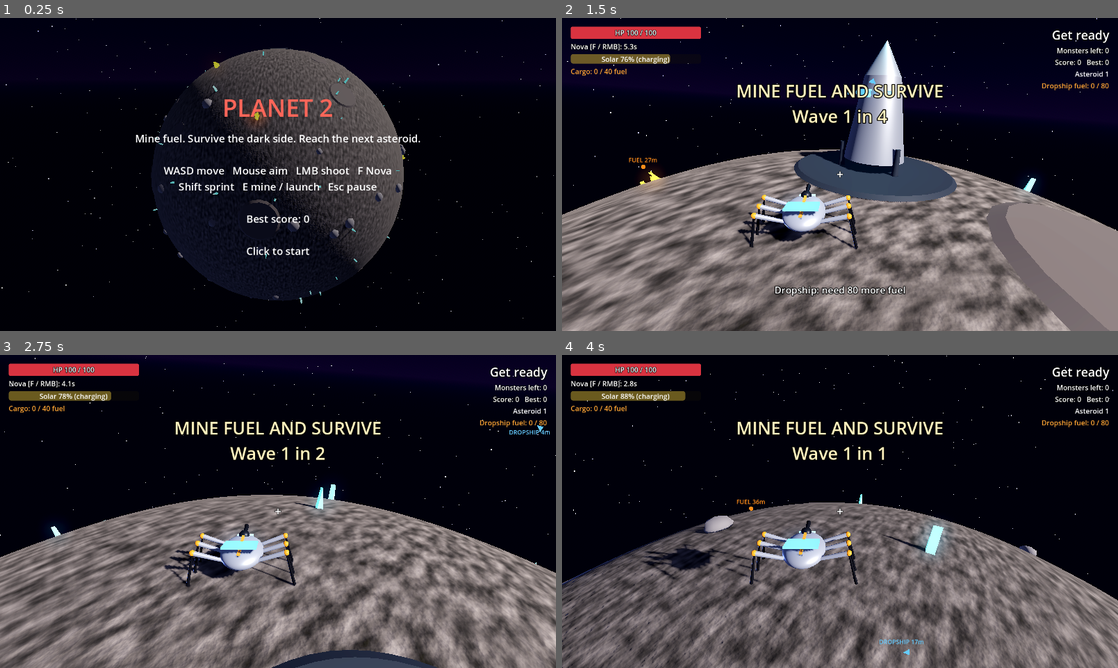
Above: before the commit, frames 1-4 (two rows, left to right).
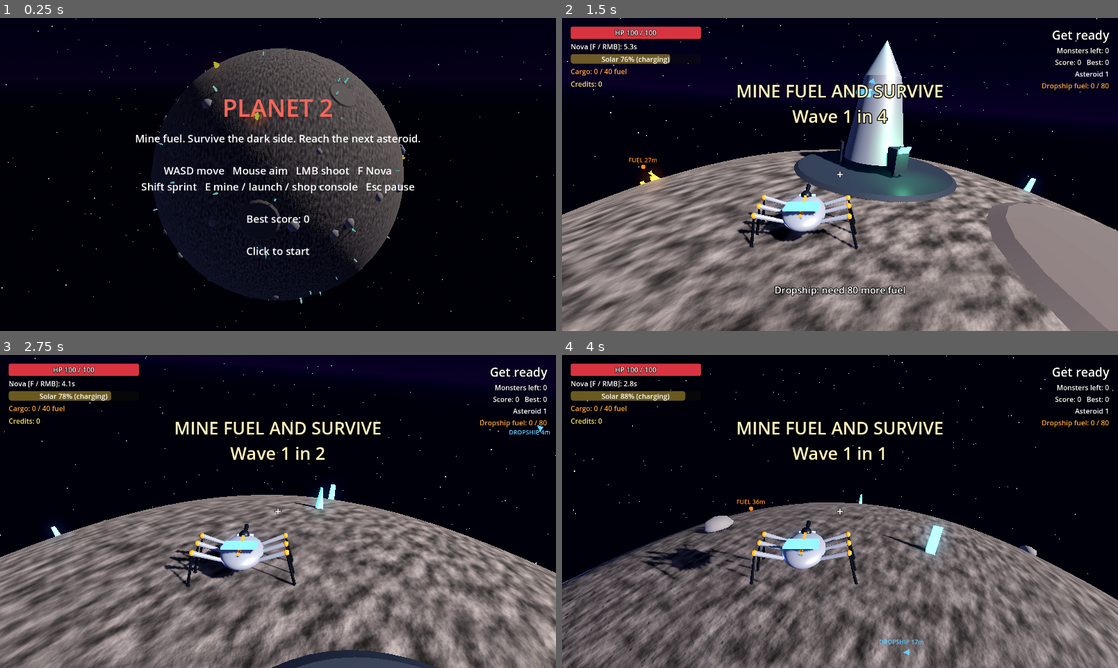
Above: after the commit, the same moments.

Repository: KZar28/planet-2
Game: Godot game, scene res://scenes/main.tscn
The game is run twice, just before and just after one commit, with the same random seed, the same clock (stepped at 60 frames per second) and the same inputs.
Inputs (mouse positions are in pixels of both pictures, inside the frame that each line leads up to):
- Up to frame 1 (0.25 s): no input
- Up to frame 2 (1.5 s): tap Enter (ui_accept) at 0.5 s; move the mouse to (962, 158) at 0.52 s; hold D (move_right) 0.53-1.28 s; hold E (interact) 0.53-1.28 s; click (962, 158) at 0.67 s; tap Space (jump) at 0.77 s; tap F (nova) at 0.8, 1.35 s; move the mouse to (812, 174) at 1.27 s; hold W (move_forward) from 1.28 s (still down)
- Up to frame 3 (2.75 s): keep holding W (move_forward); tap Space (jump) at 1.52 s; tap Shift (sprint) at 1.55 s; move the mouse to (289, 505) at 2.02 s; hold Shift (sprint) from 2.03 s (still down); tap E (interact) at 2.3 s
- Up to frame 4 (4 s): keep holding W (move_forward); move the mouse to (834, 517) at 2.77 s; release Shift (sprint) at 2.78 s; click (834, 517) at 2.85 s; tap Space (jump) at 3.02, 3.77 s; tap F (nova) at 3.05 s; move the mouse to (878, 514) at 3.52 s; hold E (interact) from 3.53 s (still down); tap Shift (sprint) at 3.8 s

The runs differ from the first frame. In frame 1, 0.7% of the frame differs, in the area x 25-75%, y 52-76%; in frame 2, 1.2%, in the area x 1-67%, y 20-57%; in frame 3, less than 0.1%; in frame 4, less than 0.1%.

Commit message:
Add dropship shop console: credits per kill, per-asteroid upgrade offers (offense/defense/mining)
Co-Authored-By: Kevin Zarzana <kzarzana@gmail.com>

Diff:
--- a/scripts/crawler_rig.gd
+++ b/scripts/crawler_rig.gd
@@ -23,6 +23,9 @@
 var hull := Node3D.new()
 var turret := Node3D.new()
 var muzzle := Marker3D.new()
+var _barrels := Node3D.new()
+var _dark_material: StandardMaterial3D
+var _glow_material: StandardMaterial3D
 
 var _legs: Array[Dictionary] = []
 var _phase := 0.0
@@ -81,16 +84,10 @@
 	mount.radius = 0.16
 	mount.height = 0.32
 	_mesh(turret, mount, dark, Vector3.ZERO)
-	var barrel := CylinderMesh.new()
-	barrel.top_radius = 0.05
-	barrel.bottom_radius = 0.07
-	barrel.height = 0.6
-	var barrel_mi := _mesh(turret, barrel, dark, Vector3(0, 0, -0.3))
-	barrel_mi.rotation.x = deg_to_rad(90.0)
-	var tip := SphereMesh.new()
-	tip.radius = 0.06
-	tip.height = 0.12
-	_mesh(turret, tip, glow, Vector3(0, 0, -0.6))
+	_dark_material = dark
+	_glow_material = glow
+	turret.add_child(_barrels)
+	set_gun_count(1)
 	muzzle.position = Vector3(0, 0, -0.68)
 	turret.add_child(muzzle)
 
@@ -119,6 +116,31 @@
 
 
 ## speed: ground speed in m/s. mine_target: global point the laser hits.
+const GUN_SPACING := 0.2
+
+
+## Lateral offset of barrel `index` out of `count`, centred on the turret.
+static func gun_offset(index: int, count: int) -> float:
+	return (index - (count - 1) * 0.5) * GUN_SPACING
+
+
+func set_gun_count(count: int) -> void:
+	for child in _barrels.get_children():
+		child.queue_free()
+	for i in count:
+		var x := gun_offset(i, count)
+		var barrel := CylinderMesh.new()
+		barrel.top_radius = 0.05
+		barrel.bottom_radius = 0.07
+		barrel.height = 0.6
+		var barrel_mi := _mesh(_barrels, barrel, _dark_material, Vector3(x, 0, -0.3))
+		barrel_mi.rotation.x = deg_to_rad(90.0)
+		var tip := SphereMesh.new()
+		tip.radius = 0.06
+		tip.height = 0.12
+		_mesh(_barrels, tip, _glow_material, Vector3(x, 0, -0.6))
+
+
 func animate(delta: float, speed: float, mining: bool, mine_target: Vector3) -> void:
 	_time += delta
 	_move = move_toward(_move, clampf(speed / 3.0, 0.0, 1.0), delta * 4.0)
--- a/scripts/dropship.gd
+++ b/scripts/dropship.gd
@@ -6,6 +6,9 @@
 signal fuel_changed(stored: float, quota: float)
 
 @export var interact_radius := 7.0
+@export var console_radius := 1.5
+
+const CONSOLE_SPOT := Vector3(2.3, 0, 0)  ## Where the player stands to use the console.
 
 var quota := 100.0
 var stored := 0.0
@@ -61,6 +64,8 @@
 		var a := TAU * i / 3.0
 		_add_mesh(leg, Vector3(cos(a) * 1.7, 0.7, sin(a) * 1.7))
 
+	_build_console(dark)
+
 	var shape := CylinderShape3D.new()
 	shape.radius = 1.6
 	shape.height = 6.0
@@ -110,6 +115,33 @@
 	_flame_light.visible = on
 
 
+func is_at_console(node: Node3D) -> bool:
+	return node.global_position.distance_to(to_global(CONSOLE_SPOT)) <= console_radius
+
+
+## Shop terminal mounted on the side of the hull.
+func _build_console(dark: StandardMaterial3D) -> void:
+	var screen_mat := StandardMaterial3D.new()
+	screen_mat.albedo_color = Color(0.02, 0.1, 0.08)
+	screen_mat.emission_enabled = true
+	screen_mat.emission = Color(0.3, 1.0, 0.7)
+	screen_mat.emission_energy_multiplier = 1.6
+	var box := BoxMesh.new()
+	box.size = Vector3(0.6, 1.1, 0.8)
+	box.material = dark
+	_add_mesh(box, Vector3(1.75, 0.95, 0))
+	var screen := BoxMesh.new()
+	screen.size = Vector3(0.06, 0.45, 0.65)
+	screen.material = screen_mat
+	_add_mesh(screen, Vector3(2.07, 1.4, 0)).rotation.z = deg_to_rad(-25.0)
+	var light := OmniLight3D.new()
+	light.light_color = Color(0.3, 1.0, 0.7)
+	light.omni_range = 3.0
+	light.light_energy = 0.8
+	light.position = Vector3(2.4, 1.5, 0)
+	add_child(light)
+
+
 func is_in_range(node: Node3D) -> bool:
 	return node.global_position.distance_to(global_position) <= interact_radius
 
--- a/scripts/enemy.gd
+++ b/scripts/enemy.gd
@@ -6,9 +6,9 @@
 enum Type { CRAWLER, RUNNER, BRUTE }
 
 const STATS := {
-	Type.CRAWLER: {"health": 50.0, "speed": 2.7, "damage": 8.0, "size": 1.0, "score": 10, "color": Color(0.85, 0.2, 0.2)},
-	Type.RUNNER: {"health": 25.0, "speed": 4.8, "damage": 6.0, "size": 0.7, "score": 15, "color": Color(0.95, 0.6, 0.1)},
-	Type.BRUTE: {"health": 220.0, "speed": 1.7, "damage": 25.0, "size": 1.8, "score": 40, "color": Color(0.55, 0.2, 0.7)},
+	Type.CRAWLER: {"health": 50.0, "speed": 2.7, "damage": 8.0, "size": 1.0, "score": 10, "credits": 10, "color": Color(0.85, 0.2, 0.2)},
+	Type.RUNNER: {"health": 25.0, "speed": 4.8, "damage": 6.0, "size": 0.7, "score": 15, "credits": 15, "color": Color(0.95, 0.6, 0.1)},
+	Type.BRUTE: {"health": 220.0, "speed": 1.7, "damage": 25.0, "size": 1.8, "score": 40, "credits": 40, "color": Color(0.55, 0.2, 0.7)},
 }
 
 @export var type: Type = Type.CRAWLER
@@ -25,6 +25,7 @@
 var move_speed := 2.7
 var contact_damage := 10.0
 var score_value := 10
+var credit_value := 10
 
 var _size := 1.0
 var _health_multiplier := 1.0
@@ -55,6 +56,7 @@
 	move_speed = stats.speed
 	contact_damage = stats.damage
 	score_value = stats.score
+	credit_value = stats.credits
 	_size = stats.size
 
 	_visual.scale = Vector3.ONE * _size
@@ -126,6 +128,11 @@
 	tween.tween_property(_visual, "position", Vector3.ZERO, 0.15)
 
 
+## Credits for killing this enemy: scaled by tier, +50% in full dark.
+func credits_earned() -> int:
+	return roundi(credit_value * (1.0 + 0.5 * _darkness))
+
+
 func _die() -> void:
 	_dying = true
 	remove_from_group("enemies")
--- a/scripts/game_state.gd
+++ b/scripts/game_state.gd
@@ -1,8 +1,14 @@
 extends Node
-## Autoload that survives scene reloads: which asteroid we're on and the run's score.
+## Autoload that survives scene reloads: which asteroid we're on, the run's
+## score, credits and permanent upgrades.
 
 var level := 1
 var score := 0
+var credits := 0
+var upgrades := {}  # Upgrade id -> owned level.
+var shop_offers := {}  # Upgrades.Category -> offered upgrade id for this asteroid.
+var shop_bought := {}  # Upgrades.Category -> true once bought on this asteroid.
+var _offers_level := 0
 ## Only the first load of a session shows the title screen.
 var show_title := true
 
@@ -10,7 +16,39 @@
 func reset() -> void:
 	level = 1
 	score = 0
+	credits = 0
+	upgrades.clear()
+	_offers_level = 0
 
 
 func fuel_quota() -> float:
 	return 60.0 + 20.0 * level
+
+
+func upgrade_level(id: String) -> int:
+	return upgrades.get(id, 0)
+
+
+## Rolls one offer per category the first time each asteroid loads.
+func ensure_shop_offers() -> void:
+	if _offers_level == level:
+		return
+	_offers_level = level
+	shop_bought.clear()
+	shop_offers.clear()
+	for category: Upgrades.Category in Upgrades.CATEGORY_NAMES:
+		var options := Upgrades.ids_in(category).filter(func(id: String) -> bool: return upgrade_level(id) < Upgrades.CATALOG[id].max)
+		if not options.is_empty():
+			shop_offers[category] = options.pick_random()
+
+
+## Returns false if the purchase isn't allowed.
+func buy(id: String) -> bool:
+	var category: Upgrades.Category = Upgrades.CATALOG[id].category
+	var price := Upgrades.cost(id, upgrade_level(id))
+	if shop_bought.has(category) or shop_offers.get(category) != id or credits < price:
+		return false
+	credits -= price
+	upgrades[id] = upgrade_level(id) + 1
+	shop_bought[category] = true
+	return true
--- a/scripts/hud.gd
+++ b/scripts/hud.gd
@@ -22,13 +22,28 @@
 @onready var _overlay_title: Label = $Overlay/Center/Box/Title
 @onready var _overlay_body: Label = $Overlay/Center/Box/Body
 
+var shop := ShopPanel.new()
+var _credits_label: Label
+var _shield_label: Label
+
 
 func _ready() -> void:
 	_overlay.hide()
+	_shield_label = _nova_label.duplicate()
+	_shield_label.add_theme_color_override("font_color", Color(0.45, 0.8, 1.0))
+	$Stats.add_child(_shield_label)
+	$Stats.move_child(_shield_label, _health_bar.get_index() + 1)
+	_shield_label.hide()
+	_credits_label = _cargo_label.duplicate()
+	_credits_label.add_theme_color_override("font_color", Color(1.0, 0.88, 0.35))
+	$Stats.add_child(_credits_label)
+	$Stats.move_child(_credits_label, _cargo_label.get_index() + 1)
+	add_child(shop)
 	_message.text = ""
 	set_wave(0)
 	set_enemies_remaining(0)
-	set_nova_cooldown(0.0, 1.0)
+	set_nova(1, 1, 0.0)
+	set_credits(0)
 	_prompt.text = ""
 	_powerup_label.text = ""
 
@@ -72,7 +87,7 @@
 	_overlay.show()
 	_overlay.color.a = 0.3
 	_overlay_title.text = "PLANET 2"
-	_overlay_body.text = "Mine fuel. Survive the dark side. Reach the next asteroid.\n\nWASD move   Mouse aim   LMB shoot   F Nova\nShift sprint   E mine / launch   Esc pause\n\nBest score: %d\n\nClick to start" % best
+	_overlay_body.text = "Mine fuel. Survive the dark side. Reach the next asteroid.\n\nWASD move   Mouse aim   LMB shoot   F Nova\nShift sprint   E mine / launch / shop console   Esc pause\n\nBest score: %d\n\nClick to start" % best
 
 
 func hide_overlay() -> void:
@@ -97,8 +112,22 @@
 	_health_label.text = "HP %d / %d" % [ceili(current), roundi(maximum)]
 
 
-func set_nova_cooldown(remaining: float, _total: float) -> void:
-	_nova_label.text = "Nova [F / RMB]: READY" if remaining <= 0.0 else "Nova [F / RMB]: %.1fs" % remaining
+func set_nova(charges: int, max_charges: int, remaining: float) -> void:
+	if max_charges <= 1:
+		_nova_label.text = "Nova [F / RMB]: READY" if charges > 0 else "Nova [F / RMB]: %.1fs" % remaining
+	elif charges < max_charges:
+		_nova_label.text = "Nova [F / RMB]: %d/%d  (+1 in %.1fs)" % [charges, max_charges, remaining]
+	else:
+		_nova_label.text = "Nova [F / RMB]: %d/%d" % [charges, max_charges]
+
+
+func set_shield(current: float, maximum: float) -> void:
+	_shield_label.visible = maximum > 0.0
+	_shield_label.text = "Shield %d / %d" % [ceili(current), roundi(maximum)]
+
+
+func set_credits(credits: int) -> void:
+	_credits_label.text = "Credits: %d" % credits
 
 
 func set_wave(wave: int) -> void:
--- a/scripts/main.gd
+++ b/scripts/main.gd
@@ -28,18 +28,26 @@
 	high_score = _load_high_score()
 	score = GameState.score
 	_dropship.quota = GameState.fuel_quota()
+	GameState.ensure_shop_offers()
 	_player.dropship = _dropship
 	_player.energy_changed.connect(_hud.set_energy)
 	_player.cargo_changed.connect(_hud.set_cargo)
 	_player.powerups_changed.connect(_hud.set_powerups)
 	_player.prompt_changed.connect(_hud.set_prompt)
 	_player.launch_requested.connect(_launch)
+	_player.shop_requested.connect(_open_shop)
+	_player.shield_changed.connect(_hud.set_shield)
+	_hud.shop.purchased.connect(_on_shop_purchased)
+	_hud.shop.closed.connect(_close_shop)
+	_hud.set_credits(GameState.credits)
+	_hud.set_shield(_player.shield, _player.shield_max)
+	_hud.set_nova(1, _player.nova_max_charges, 0.0)
 	_dropship.fuel_changed.connect(_on_fuel_changed)
 	_hud.set_asteroid(GameState.level)
 	_hud.set_fuel(0.0, _dropship.quota)
 	_hud.set_cargo(0.0, _player.cargo_capacity)
 	_player.health_changed.connect(_hud.set_health)
-	_player.nova_cooldown_changed.connect(_hud.set_nova_cooldown)
+	_player.nova_changed.connect(_hud.set_nova)
 	_player.died.connect(_on_player_died)
 	_waves.wave_started.connect(_on_wave_started)
 	_waves.wave_cleared.connect(_on_wave_cleared)
@@ -136,6 +144,10 @@
 			if _is_skip(event):
 				get_tree().reload_current_scene()
 			return
+	if _hud.shop.visible:
+		if event.is_action_pressed("ui_cancel") or event.is_action_pressed("interact"):
+			_close_shop()
+		return
 	if game_over:
 		if event.is_action_pressed("restart"):
 			get_tree().reload_current_scene()
@@ -194,9 +206,33 @@
 	_sequence.tween_callback(get_tree().reload_current_scene)
 
 
-func _on_enemy_killed(value: int) -> void:
+func _on_enemy_killed(value: int, credits := 0) -> void:
+	GameState.credits += credits
+	_hud.set_credits(GameState.credits)
 	score += value
 	_hud.set_score(score, maxi(score, high_score))
+
+
+func _open_shop() -> void:
+	if phase != Phase.PLAYING or game_over:
+		return
+	get_tree().paused = true
+	Input.mouse_mode = Input.MOUSE_MODE_VISIBLE
+	_hud.shop.open()
+
+
+func _close_shop() -> void:
+	_hud.shop.hide()
+	get_tree().paused = false
+	Input.mouse_mode = Input.MOUSE_MODE_CAPTURED
+	_player.lock_interact()
+
+
+func _on_shop_purchased(id: String) -> void:
+	if GameState.buy(id):
+		_player.apply_upgrades()
+		_hud.set_credits(GameState.credits)
+		_hud.shop.refresh()
 
 
 func _on_player_died() -> void:
--- a/scripts/player.gd
+++ b/scripts/player.gd
@@ -2,13 +2,15 @@
 extends SphereWalker
 
 signal health_changed(current: float, maximum: float)
-signal nova_cooldown_changed(remaining: float, total: float)
+signal nova_changed(charges: int, max_charges: int, remaining: float)
+signal shield_changed(current: float, maximum: float)
 signal died
 signal energy_changed(current: float, maximum: float, light: float)
 signal cargo_changed(carried: float, capacity: float)
 signal powerups_changed(active: Dictionary)
 signal prompt_changed(text: String)
 signal launch_requested
+signal shop_requested
 
 const PROJECTILE := preload("res://scenes/projectile.tscn")
 const AIM_MASK := 1 | 4  # world + enemies
@@ -30,6 +32,8 @@
 @export var nova_radius := 9.0
 @export var nova_damage := 70.0
 @export var spread_angle := 0.14
+@export var shield_regen_delay := 4.0  ## Seconds without damage before the upgrade shield recharges.
+@export var shield_regen_rate := 12.0
 
 @export_group("Solar Energy")
 @export var max_energy := 100.0
@@ -51,11 +55,19 @@
 var cargo := 0.0
 var dropship: Dropship
 var powerup_timers := {}  # Powerup.Type -> seconds left
+var shield := 0.0
+var shield_max := 0.0
+var nova_max_charges := 1
+var gun_count := 1
 
 var _yaw_input := 0.0
 var _pitch := -0.35
 var _fire_timer := 0.0
 var _nova_timer := 0.0
+var _nova_charges := 1
+var _shield_regen_timer := 0.0
+var _interact_lock := false  # Set after closing the shop so the same E press doesn't reopen it.
+var _base := {}  # Un-upgraded stat values.
 var _invuln_timer := 0.0
 var _body_material: StandardMaterial3D
 var _prompt := ""
@@ -74,7 +86,10 @@
 
 func _ready() -> void:
 	super()
+	_base = {"max_health": max_health, "cargo_capacity": cargo_capacity, "mining_rate": mining_rate}
+	apply_upgrades()
 	health = max_health
+	shield = shield_max
 	_body_material = _rig.hull_material
 	_panel_material = _rig.panel_material
 	_muzzle = _rig.muzzle
@@ -97,9 +112,13 @@
 		return
 	_fire_timer -= delta
 	_invuln_timer -= delta
-	if _nova_timer > 0.0:
-		_nova_timer = maxf(_nova_timer - delta, 0.0)
-		nova_cooldown_changed.emit(_nova_timer, nova_cooldown)
+	if _nova_charges < nova_max_charges:
+		_nova_timer -= delta
+		if _nova_timer <= 0.0:
+			_nova_charges += 1
+			_nova_timer = nova_cooldown if _nova_charges < nova_max_charges else 0.0
+		nova_changed.emit(_nova_charges, nova_max_charges, maxf(_nova_timer, 0.0))
+	_update_shield(delta)
 
 	var up := get_up()
 	align_to_surface((-global_basis.z).rotated(up, _yaw_input))
@@ -136,7 +155,7 @@
 	if Input.mouse_mode == Input.MOUSE_MODE_CAPTURED:
 		if Input.is_action_pressed("fire") and _fire_timer <= 0.0:
 			_fire()
-		if Input.is_action_just_pressed("nova") and _nova_timer <= 0.0 and energy >= nova_energy_cost:
+		if Input.is_action_just_pressed("nova") and _nova_charges > 0 and energy >= nova_energy_cost:
 			_spend_energy(nova_energy_cost)
 			_nova()
 	_update_interaction(delta)
@@ -147,6 +166,40 @@
 func _interrupt_mining() -> void:
 	if _mining_target or Input.is_action_pressed("interact"):
 		_mining_interrupted = true
+
+
+## Re-derives stats from the permanent upgrades in GameState.
+func apply_upgrades() -> void:
+	var old_max := max_health
+	max_health = _base.max_health + 25.0 * GameState.upgrade_level("bonus_health")
+	health = minf(health + maxf(max_health - old_max, 0.0), max_health)
+	cargo_capacity = _base.cargo_capacity + 10.0 * GameState.upgrade_level("cargo_size")
+	mining_rate = _base.mining_rate * (1.0 + 0.25 * GameState.upgrade_level("mining_speed"))
+	var old_shield := shield_max
+	shield_max = 25.0 * GameState.upgrade_level("regen_shield")
+	shield = minf(shield + maxf(shield_max - old_shield, 0.0), shield_max)
+	var old_charges := nova_max_charges
+	nova_max_charges = 1 + GameState.upgrade_level("nova_charge")
+	_nova_charges = mini(_nova_charges + maxi(nova_max_charges - old_charges, 0), nova_max_charges)
+	gun_count = 1 + GameState.upgrade_level("extra_gun")
+	_rig.set_gun_count(gun_count)
+	health_changed.emit(health, max_health)
+	cargo_changed.emit(cargo, cargo_capacity)
+	shield_changed.emit(shield, shield_max)
+	nova_changed.emit(_nova_charges, nova_max_charges, _nova_timer)
+
+
+func lock_interact() -> void:
+	_interact_lock = true
+
+
+func _update_shield(delta: float) -> void:
+	if shield >= shield_max:
+		return
+	_shield_regen_timer -= delta
+	if _shield_regen_timer <= 0.0:
+		shield = minf(shield + shield_regen_rate * delta, shield_max)
+		shield_changed.emit(shield, shield_max)
 
 
 func apply_powerup(type: Powerup.Type) -> void:
@@ -186,6 +239,8 @@
 	var interact := Input.is_action_pressed("interact")
 	if not interact:
 		_mining_interrupted = false
+		_interact_lock = false
+	var pressed := Input.is_action_just_pressed("interact") and not _interact_lock
 	var prompt := ""
 	_mining_target = null
 	if dropship and dropship.is_in_range(self):
@@ -193,9 +248,13 @@
 			dropship.deposit(cargo)
 			cargo = 0.0
 			cargo_changed.emit(cargo, cargo_capacity)
-		if dropship.quota_met():
+		if dropship.is_at_console(self):
+			prompt = "Press E to open the shop (%d credits)" % GameState.credits
+			if pressed:
+				shop_requested.emit()
+		elif dropship.quota_met():
 			prompt = "Press E to launch to the next asteroid"
-			if Input.is_action_just_pressed("interact"):
+			if pressed:
 				launch_requested.emit()
 		else:
 			prompt = "Dropship: need %d more fuel" % ceili(dropship.quota - dropship.stored)
@@ -283,6 +342,16 @@
 	if powerup_timers.has(Powerup.Type.SHIELD):
 		_flash(Powerup.INFO[Powerup.Type.SHIELD].color)
 		return
+	_shield_regen_timer = shield_regen_delay
+	if shield > 0.0:
+		var absorbed := minf(shield, amount)
+		shield -= absorbed
+		amount -= absorbed
+		shield_changed.emit(shield, shield_max)
+		if amount <= 0.0:
+			_invuln_timer = invulnerability_time
+			_flash(Color(0.4, 0.75, 1.0))
+			return
 	health = maxf(health - amount, 0.0)
 	_invuln_timer = invulnerability_time
 	health_changed.emit(health, max_health)
@@ -309,11 +378,14 @@
 	var angles := [0.0]
 	if powerup_timers.has(Powerup.Type.SPREAD):
 		angles = [-spread_angle, 0.0, spread_angle]
-	for angle: float in angles:
-		var projectile := PROJECTILE.instantiate()
-		projectile.process_mode = Node.PROCESS_MODE_PAUSABLE
-		get_parent().add_child(projectile)
-		projectile.launch(origin, dir.rotated(get_up(), angle), damage)
+	var right := _muzzle.global_basis.x
+	for gun in gun_count:
+		var from := origin + right * CrawlerRig.gun_offset(gun, gun_count)
+		for angle: float in angles:
+			var projectile := PROJECTILE.instantiate()
+			projectile.process_mode = Node.PROCESS_MODE_PAUSABLE
+			get_parent().add_child(projectile)
+			projectile.launch(from, dir.rotated(get_up(), angle), damage)
 
 
 ## The point under the crosshair. The ray starts level with the player so
@@ -329,8 +401,10 @@
 
 func _nova() -> void:
 	_interrupt_mining()
-	_nova_timer = nova_cooldown
-	nova_cooldown_changed.emit(_nova_timer, nova_cooldown)
+	_nova_charges -= 1
+	if _nova_timer <= 0.0:
+		_nova_timer = nova_cooldown
+	nova_changed.emit(_nova_charges, nova_max_charges, _nova_timer)
 	for enemy in get_tree().get_nodes_in_group("enemies"):
 		if (enemy as Node3D).global_position.distance_to(global_position) <= nova_radius:
 			enemy.take_damage(nova_damage * (2.0 if powerup_timers.has(Powerup.Type.DAMAGE) else 1.0))
--- /dev/null
+++ b/scripts/shop_panel.gd
@@ -0,0 +1,99 @@
+class_name ShopPanel
+extends ColorRect
+## Dropship console shop: one randomly offered upgrade per category per asteroid.
+## Built in code; runs while the tree is paused.
+
+signal purchased(id: String)
+signal closed
+
+var _credits_label := Label.new()
+var _cards := HBoxContainer.new()
+
+
+func _ready() -> void:
+	process_mode = Node.PROCESS_MODE_ALWAYS
+	set_anchors_and_offsets_preset(Control.PRESET_FULL_RECT)
+	color = Color(0.0, 0.02, 0.05, 0.75)
+	visible = false
+	var center := CenterContainer.new()
+	center.set_anchors_and_offsets_preset(Control.PRESET_FULL_RECT)
+	add_child(center)
+	var box := VBoxContainer.new()
+	box.add_theme_constant_override("separation", 18)
+	center.add_child(box)
+	var title := _label("SUPPLY CONSOLE", 36, Color(0.5, 1.0, 0.85))
+	box.add_child(title)
+	_credits_label = _label("", 22, Color(1.0, 0.9, 0.4))
+	box.add_child(_credits_label)
+	_cards.add_theme_constant_override("separation", 18)
+	box.add_child(_cards)
+	var close := Button.new()
+	close.text = "Close  [Esc / E]"
+	close.custom_minimum_size = Vector2(220, 40)
+	close.size_flags_horizontal = Control.SIZE_SHRINK_CENTER
+	close.pressed.connect(func() -> void: closed.emit())
+	box.add_child(close)
+
+
+func open() -> void:
+	refresh()
+	show()
+
+
+func refresh() -> void:
+	_credits_label.text = "Credits: %d" % GameState.credits
+	for child in _cards.get_children():
+		child.queue_free()
+	for category: Upgrades.Category in Upgrades.CATEGORY_NAMES:
+		_cards.add_child(_card(category))
+
+
+func _card(category: Upgrades.Category) -> Control:
+	var color: Color = Upgrades.CATEGORY_COLORS[category]
+	var panel := PanelContainer.new()
+	panel.custom_minimum_size = Vector2(250, 230)
+	var style := StyleBoxFlat.new()
+	style.bg_color = Color(0.06, 0.08, 0.12, 0.95)
+	style.border_color = color
+	style.set_border_width_all(2)
+	style.set_corner_radius_all(6)
+	style.set_content_margin_all(14)
+	panel.add_theme_stylebox_override("panel", style)
+	var box := VBoxContainer.new()
+	box.add_theme_constant_override("separation", 8)
+	panel.add_child(box)
+	box.add_child(_label(Upgrades.CATEGORY_NAMES[category], 16, color))
+	var id: String = GameState.shop_offers.get(category, "")
+	if id.is_empty():
+		box.add_child(_label("Fully upgraded", 20, Color.WHITE))
+		return panel
+	var info: Dictionary = Upgrades.CATALOG[id]
+	var owned := GameState.upgrade_level(id)
+	box.add_child(_label(info.name, 22, Color.WHITE))
+	box.add_child(_label("Level %d / %d" % [owned, info.max], 14, Color(0.7, 0.75, 0.8)))
+	var desc := _label(info.desc, 15, Color(0.85, 0.88, 0.92))
+	desc.autowrap_mode = TextServer.AUTOWRAP_WORD_SMART
+	desc.custom_minimum_size.x = 220
+	desc.size_flags_vertical = Control.SIZE_EXPAND_FILL
+	box.add_child(desc)
+	var buy := Button.new()
+	buy.custom_minimum_size = Vector2(0, 40)
+	var price := Upgrades.cost(id, owned)
+	if GameState.shop_bought.has(category):
+		buy.text = "Purchased"
+		buy.disabled = true
+	else:
+		buy.text = "Buy - %d cr" % price
+		buy.disabled = GameState.credits < price
+		buy.pressed.connect(func() -> void: purchased.emit(id))
+	box.add_child(buy)
+	return panel
+
+
+func _label(text: String, font_size: int, color: Color) -> Label:
+	var label := Label.new()
+	label.text = text
+	label.horizontal_alignment = HORIZONTAL_ALIGNMENT_CENTER
+	label.add_theme_font_size_override("font_size", font_size)
+	label.add_theme_color_override("font_color", color)
+	return label
--- /dev/null
+++ b/scripts/upgrades.gd
@@ -0,0 +1,35 @@
+class_name Upgrades
+extends RefCounted
+## Catalog of permanent shop upgrades. Owned levels live in `GameState.upgrades`.
+
+enum Category { OFFENSE, DEFENSE, MINING }
+
+const CATEGORY_NAMES := {Category.OFFENSE: "OFFENSE", Category.DEFENSE: "DEFENSE", Category.MINING: "MINING"}
+const CATEGORY_COLORS := {
+	Category.OFFENSE: Color(1.0, 0.45, 0.35),
+	Category.DEFENSE: Color(0.4, 0.75, 1.0),
+	Category.MINING: Color(1.0, 0.8, 0.3),
+}
+
+const CATALOG := {
+	"extra_gun": {"category": Category.OFFENSE, "name": "Twin Barrel", "desc": "Adds another parallel gun barrel.", "cost": 120, "max": 3},
+	"nova_charge": {"category": Category.OFFENSE, "name": "Nova Capacitor", "desc": "+1 Nova charge. Charges refill one at a time.", "cost": 140, "max": 3},
+	"regen_shield": {"category": Category.DEFENSE, "name": "Regen Shield", "desc": "+25 shield that recharges after 4s without taking damage.", "cost": 130, "max": 4},
+	"bonus_health": {"category": Category.DEFENSE, "name": "Armor Plating", "desc": "+25 max HP.", "cost": 100, "max": 5},
+	"mining_speed": {"category": Category.MINING, "name": "Laser Focus", "desc": "+25% mining speed.", "cost": 80, "max": 5},
+	"cargo_size": {"category": Category.MINING, "name": "Cargo Pods", "desc": "+10 cargo capacity.", "cost": 80, "max": 5},
+}
+
+const COST_GROWTH := 1.6
+
+
+static func cost(id: String, owned: int) -> int:
+	return roundi(CATALOG[id].cost * pow(COST_GROWTH, owned))
+
+
+static func ids_in(category: Category) -> Array[String]:
+	var ids: Array[String] = []
+	for id: String in CATALOG:
+		if CATALOG[id].category == category:
+			ids.append(id)
+	return ids
--- a/scripts/wave_manager.gd
+++ b/scripts/wave_manager.gd
@@ -6,7 +6,7 @@
 signal wave_cleared(wave: int)
 signal enemies_remaining_changed(count: int)
 signal intermission_tick(seconds_left: float, next_wave: int)
-signal enemy_killed(score_value: int)
+signal enemy_killed(score_value: int, credits: int)
 
 const ENEMY := preload("res://scenes/enemy.tscn")
 
@@ -108,7 +108,7 @@
 
 func _on_enemy_died(enemy: Enemy) -> void:
 	_remaining -= 1
-	enemy_killed.emit(enemy.score_value)
+	enemy_killed.emit(enemy.score_value, enemy.credits_earned())
 	enemies_remaining_changed.emit(_remaining)
 	if _remaining <= 0 and _queue.is_empty() and _active:
 		_in_intermission = true
